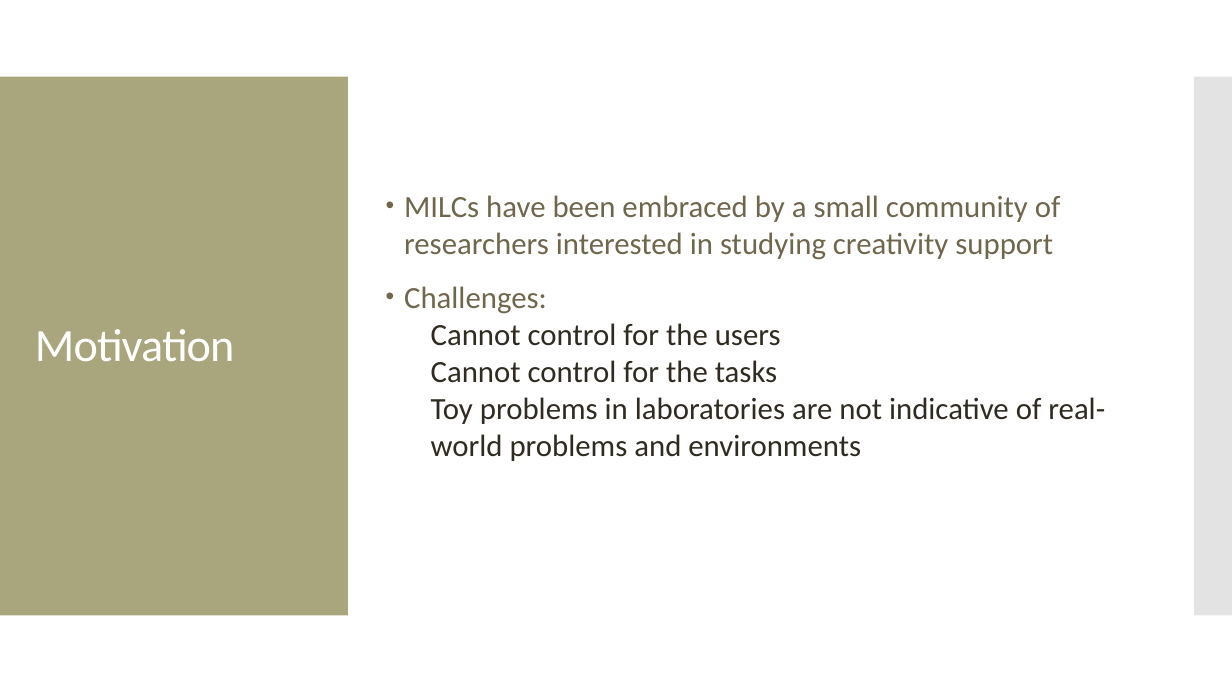
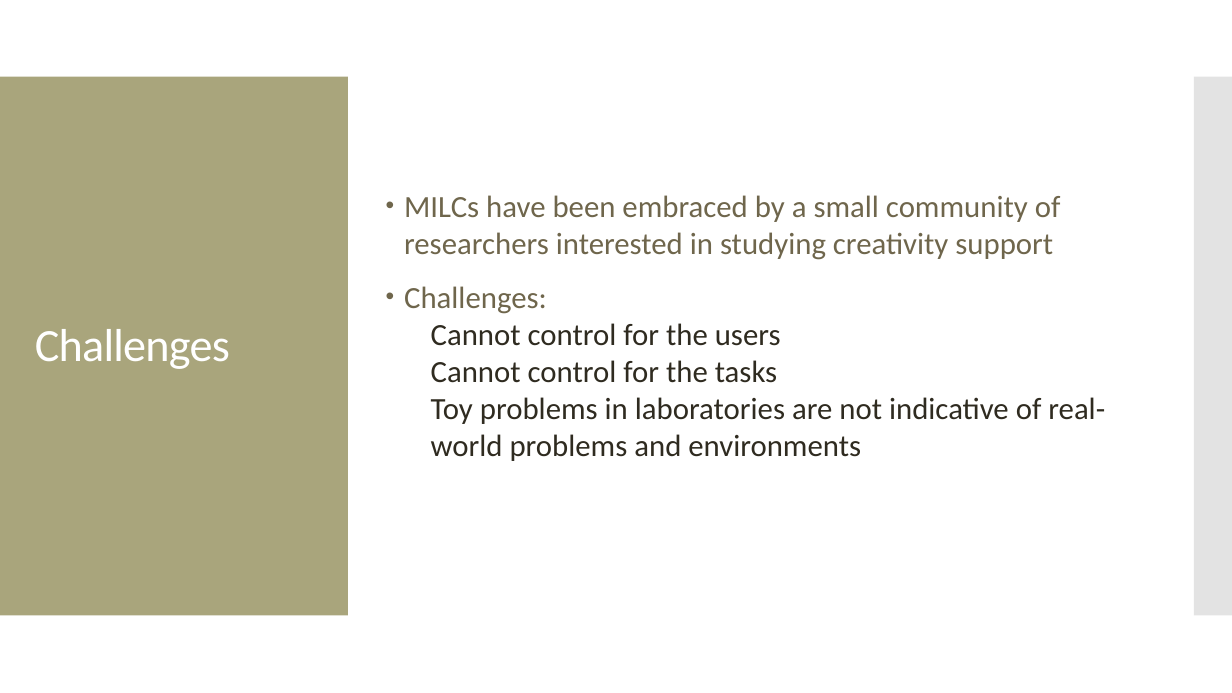
Before and after one commit to amosca01/SDS-CS235, a slide deck: slide 36 of slides/12-evaluation.pptx (slide 31 before the commit). Drawn at 1232x693 pixels with LibreOffice and Linux fonts; fonts in the diff are those of the drawing. Boxes give left, top, right and bottom in pixels: in the first picture for what was removed or moved away, otherwise in the second. Text is boxed around its words. In the diff, an @@ line names an element or a change of style, - is before the commit and + after.

```diff
--- a/slides/12-evaluation.pptx
+++ b/slides/12-evaluation.pptx
@@ text at (35,329,230,369): text changed @@
-Motivation
+Challenges
```
Also in this commit, not shown: 11 other slides changed, 10 slides added, 4 slides removed, 9 other files.
